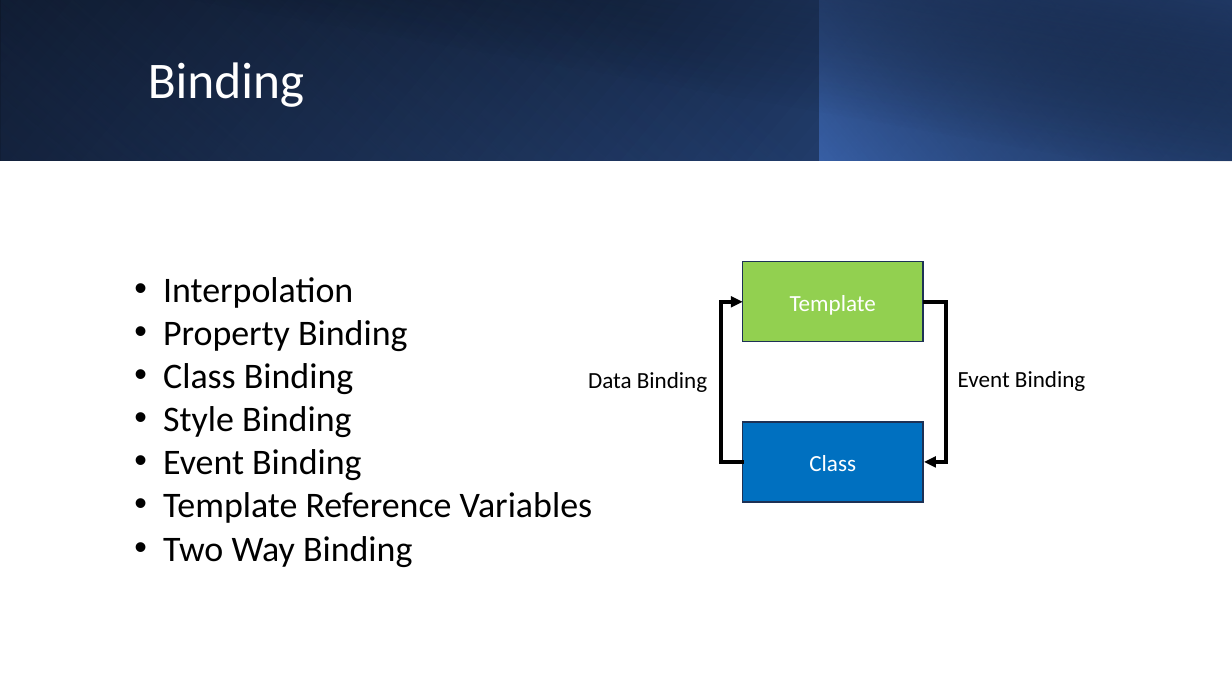
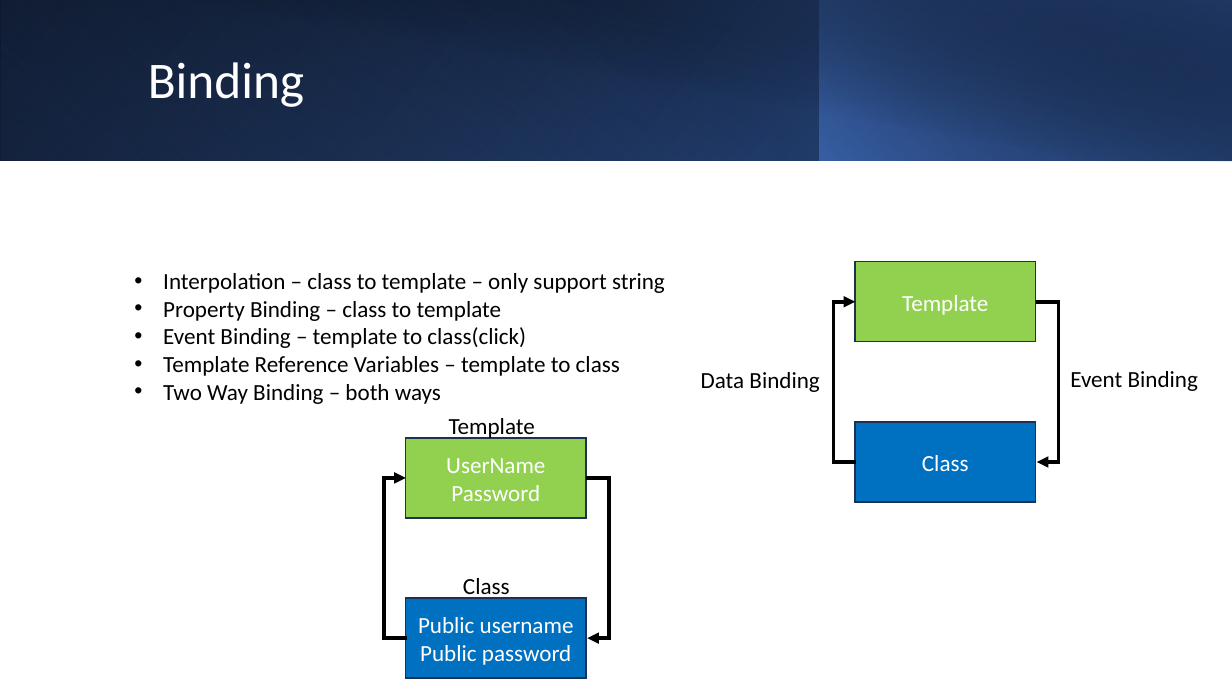
Before and after one commit to rantunar/Monitoring, a slide deck: slide 14 of Angular Bootcamp.pptx. Drawn at 1232x693 pixels with LibreOffice and Linux fonts; fonts in the diff are those of the drawing. Boxes give left, top, right and bottom in pixels: in the first picture for what was removed or moved away, otherwise in the second. Text is boxed around its words. In the diff, an @@ line names an element or a change of style, - is before the commit and + after.

Commit message:
ppt

```diff
--- a/Angular Bootcamp.pptx
+++ b/Angular Bootcamp.pptx
@@ rectangle "Template": place and size @@
-rectangle "Template" at [743,262,923,342]
+rectangle "Template" at [855,262,1035,342]
@@ text at [163,273,665,404]: text changed; size 28 to 18 pt @@
-• Interpolation
-• Property Binding
-• Class Binding
-• Style Binding
-• Event Binding
-• Template Reference Variables
-• Two Way Binding
+• Interpolation – class to template – only support string
+• Property Binding – class to template
+• Event Binding – template to class(click)
+• Template Reference Variables – template to class
+• Two Way Binding – both ways
@@ 2 texts, 2 elbow arrows: place and size @@
-2 texts, 2 elbow arrows at [588,302,1085,462]
+2 texts, 2 elbow arrows at [701,302,1198,462]
@@ text added at [449,418,535,440], 18 pt, text #000000 @@
+Template
@@ rectangle added at [406,438,586,518], fill #92D050, outline #1E3256 1 pt, 18 pt, text #FFFFFF @@
+UserName
+Password
@@ rectangle "Class": place and size @@
-rectangle "Class" at [743,422,923,503]
+rectangle "Class" at [855,422,1035,503]
@@ elbow arrow added from (407, 639) to (406, 478), #000000 3 pt @@
@@ elbow arrow added from (586, 478) to (588, 639), #000000 3 pt @@
@@ rectangle added at [406,598,586,678], fill #0070C0, outline #1E3256 1 pt, 18 pt, text #FFFFFF @@
+Public username
+Public password
@@ text added at [463,578,510,600], 18 pt, text #000000 @@
+Class
```
Also in this commit, not shown: 3 other slides changed.
